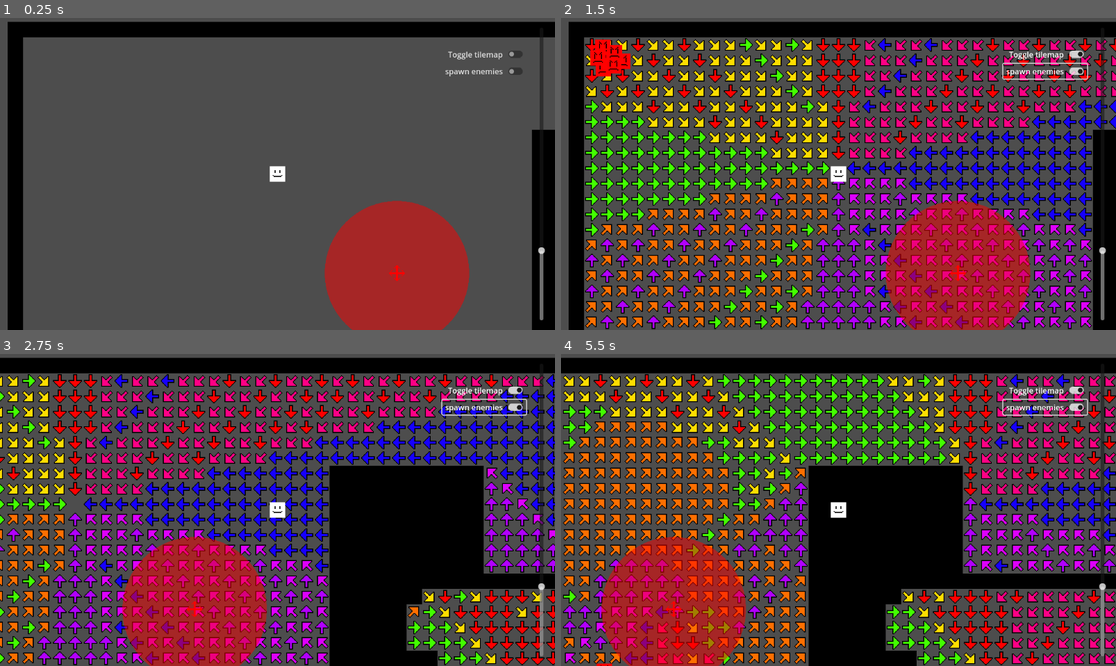
Above: before the commit, frames 1-4 (two rows, left to right).
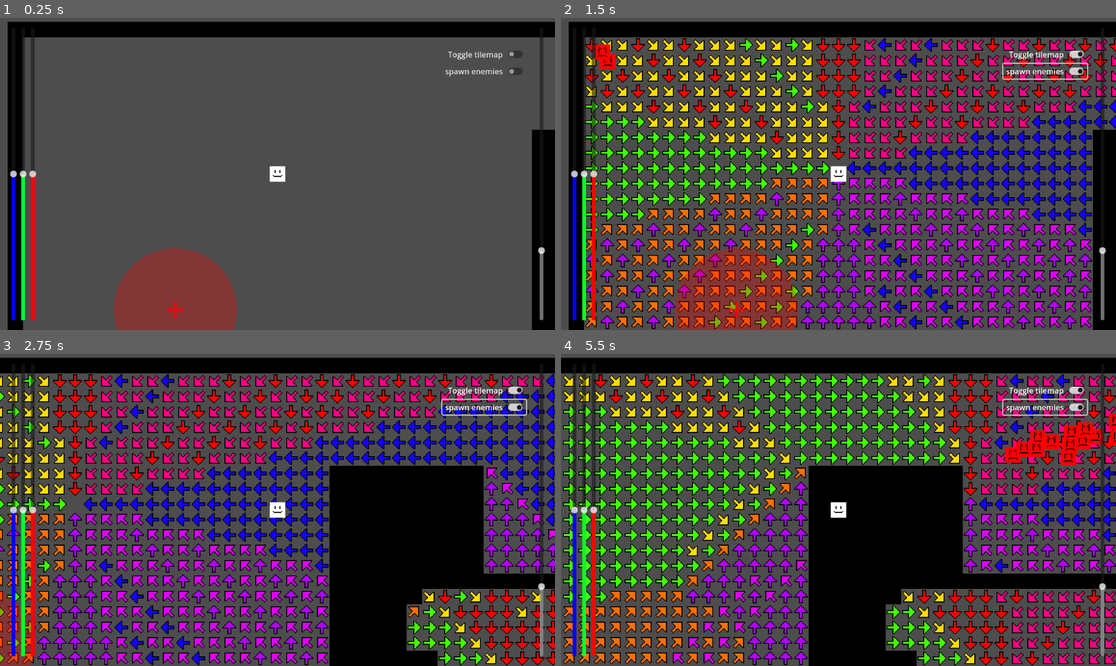
Above: after the commit, the same moments.

Repository: brammie15/GP-Retake
Game: Godot game, scene res://node_2d.tscn
The game is run twice, just before and just after one commit, with the same random seed, the same clock (stepped at 60 frames per second) and the same inputs.
Inputs (mouse positions are in pixels of both pictures, inside the frame that each line leads up to):
- Up to frame 1 (0.25 s): no input
- Up to frame 2 (1.5 s): click "Toggle tilemap" at 0.5 s; click "spawn enemies" at 1.25 s
- Up to frame 3 (2.75 s): tap Enter at 2 s; move the mouse to (399, 494) at 2.02 s; hold D (move_right) from 2.03 s (still down); click (399, 494) at 2.17 s; tap Space at 2.27 s
- Up to frame 4 (5.5 s): release D (move_right) at 2.75 s; drag from (727, 525) to (810, 572) at 2.77 s; tap Space at 3.5, 5.27 s; move the mouse to (894, 441) at 3.52 s; hold D (move_right) 3.53-4.25 s; drag from (810, 572) to (672, 463) at 4.27 s; move the mouse to (1005, 556) at 5.02 s; hold A (move_left) from 5.03 s (still down)

The runs differ from the first frame. In frame 1, 15% of the frame differs, in the area x 1-85%, y 6-100%; in frame 2, 16%; in frame 3, 12%; in frame 4, 21%, in the area x 0-100%, y 6-100%.

Commit message:
add sliders / attractors / repellers

Diff:
--- a/attractor.gd
+++ b/attractor.gd
@@ -1,8 +1,11 @@
 extends Node2D
-class_name Attractor
 
-@export var strength: float = 1.0  # how strongly it pulls followers
-
+@export var strength: float = 5.0  # how strongly this pushes things away
+@export var range: float = 64.0    # max distance this repeller affects
 
 func _ready() -> void:
 	add_to_group("attractors")
+
+
+func _draw() -> void:
+	draw_circle(Vector2.ZERO, range, Color(1, 0, 0, 0.3))
--- a/attractor.tscn
+++ b/attractor.tscn
@@ -1,8 +1,10 @@
-[gd_scene load_steps=2 format=3 uid="uid://c87xhj3vuojsx"]
+[gd_scene load_steps=3 format=3 uid="uid://c87xhj3vuojsx"]
 
 [ext_resource type="Texture2D" uid="uid://hv6vc7npufdi" path="res://assets/attractor.png" id="1_55qne"]
+[ext_resource type="Script" uid="uid://bjormxcshajox" path="res://attractor.gd" id="1_i7tgk"]
 
 [node name="Attractor" type="Node2D"]
+script = ExtResource("1_i7tgk")
 
 [node name="Sprite2D" type="Sprite2D" parent="."]
 texture = ExtResource("1_55qne")
--- a/flow_field4.gd
+++ b/flow_field4.gd
@@ -10,6 +10,10 @@
 @export var update_time_interval = 2
 
 @onready var bounds := Rect2i(Vector2i.ZERO, size)  # fixed
+
+@export var bfs_strength = 1
+@export var attractor_strength = 1
+@export var repeller_strength = 1
 
 
 var update_tilemap = true
@@ -65,6 +69,11 @@
 		repellers.append(repeller)
 	return repellers
 
+func get_attractors() -> Array:
+	var attractors: Array = []
+	for attractor in get_tree().get_nodes_in_group("attractors"):
+		attractors.append(attractor)
+	return attractors
 
 # For followers
 func field_direction(pos: Vector2) -> Vector2:
@@ -145,6 +154,8 @@
 			cost_queue.append(neighbor_cell)
 
 	var repellers = get_repellers()
+	var attractors = get_attractors()
+
 
 	for i in flow_field.size():
 		var cell: Vector2i = GridUtils.index_to_cell(i, bounds)
@@ -181,6 +192,7 @@
 
 		var dir = Vector2(cheapest_neighbor - cell)
 
+		var repeller_force = Vector2.ZERO
 		for repeller in repellers:
 			var repeller_cell: Vector2i = GridUtils.world_to_cell(repeller.global_position, TILE_SIZE)
 			if not bounds.has_point(repeller_cell):
@@ -191,11 +203,23 @@
 
 			# Strength decays with distance
 			var push = diff.normalized() * (repeller.strength / dist)
-			dir += push
-
-		flow_field[i] = dir.normalized()
-
-		#flow_field[i] = Vector2(cheapest_neighbor - cell)
+			repeller_force += push
+
+		var attractor_force = Vector2.ZERO
+		for attractor in attractors:
+			var attractor_cell: Vector2i = GridUtils.world_to_cell(attractor.global_position, TILE_SIZE)
+			if not bounds.has_point(attractor_cell):
+				continue
+
+			var diff = Vector2(attractor_cell - cell)  # point toward attractor
+			var dist = max(diff.length(), 0.001)
+
+			if dist <= attractor.range:
+				var pull = diff.normalized() * (attractor.strength / dist)
+				attractor_force += pull
+
+		#flow_field[i] = dir.normalized()
+		flow_field[i] = ((dir * bfs_strength) + (attractor_force * attractor_strength) + (repeller_force * repeller_strength)).normalized()
 
 		if update_tilemap:
 			var snapped_dir = find_closest(flow_field[i])
--- a/node_2d.tscn
+++ b/node_2d.tscn
@@ -8,6 +8,16 @@
 [ext_resource type="PackedScene" uid="uid://btr582yosde8l" path="res://smooth_follower.tscn" id="6_d21ai"]
 [ext_resource type="PackedScene" uid="uid://ck7vb870ddfxf" path="res://repeller.tscn" id="8_4d7sh"]
 [ext_resource type="Script" uid="uid://cck74tileoheo" path="res://ui-controller.gd" id="8_rj586"]
+[ext_resource type="PackedScene" uid="uid://c87xhj3vuojsx" path="res://attractor.tscn" id="9_4d7sh"]
+
+[sub_resource type="StyleBoxFlat" id="StyleBoxFlat_4d7sh"]
+bg_color = Color(0, 0, 1, 1)
+
+[sub_resource type="StyleBoxFlat" id="StyleBoxFlat_ir8iy"]
+bg_color = Color(0, 1, 0.183333, 1)
+
+[sub_resource type="StyleBoxFlat" id="StyleBoxFlat_hqns4"]
+bg_color = Color(1, 0, 0, 1)
 
 [node name="Node2D" type="Node2D"]
 
@@ -39,7 +49,7 @@
 script = ExtResource("5_kdubu")
 follower_scene = ExtResource("6_d21ai")
 flow_field_controller = NodePath("../FlowField")
-spawn_rate = 0.05
+spawn_rate = 0.1
 total_spawns = 200
 
 [node name="Spawner2" type="Node2D" parent="." groups=["spawner"]]
@@ -47,7 +57,7 @@
 script = ExtResource("5_kdubu")
 follower_scene = ExtResource("6_d21ai")
 flow_field_controller = NodePath("../FlowField")
-spawn_rate = 0.05
+spawn_rate = 0.1
 total_spawns = 200
 
 [node name="Spawner3" type="Node2D" parent="." groups=["spawner"]]
@@ -55,15 +65,15 @@
 script = ExtResource("5_kdubu")
 follower_scene = ExtResource("6_d21ai")
 flow_field_controller = NodePath("../FlowField")
-spawn_rate = 0.05
+spawn_rate = 0.1
 total_spawns = 200
 
 [node name="Spawner4" type="Node2D" parent="." groups=["spawner"]]
-position = Vector2(444, 449)
+position = Vector2(981, 21)
 script = ExtResource("5_kdubu")
 follower_scene = ExtResource("6_d21ai")
 flow_field_controller = NodePath("../FlowField")
-spawn_rate = 0.05
+spawn_rate = 0.1
 total_spawns = 200
 
 [node name="CanvasLayer2" type="CanvasLayer" parent="." node_paths=PackedStringArray("camera")]
@@ -112,6 +122,31 @@
 theme_override_constants/h_separation = 10
 text = "spawn enemies"
 
+[node name="HBoxContainer" type="HBoxContainer" parent="CanvasLayer2/MarginContainer"]
+layout_mode = 2
+size_flags_horizontal = 0
+
+[node name="bfs" type="VSlider" parent="CanvasLayer2/MarginContainer/HBoxContainer"]
+layout_mode = 2
+theme_override_styles/grabber_area = SubResource("StyleBoxFlat_4d7sh")
+max_value = 2.0
+step = 0.1
+value = 1.0
+
+[node name="att" type="VSlider" parent="CanvasLayer2/MarginContainer/HBoxContainer"]
+layout_mode = 2
+theme_override_styles/grabber_area = SubResource("StyleBoxFlat_ir8iy")
+max_value = 2.0
+step = 0.1
+value = 1.0
+
+[node name="rep" type="VSlider" parent="CanvasLayer2/MarginContainer/HBoxContainer"]
+layout_mode = 2
+theme_override_styles/grabber_area = SubResource("StyleBoxFlat_hqns4")
+max_value = 2.0
+step = 0.1
+value = 1.0
+
 [node name="Node2D2" type="Sprite2D" parent="."]
 position = Vector2(264, 142)
 texture = ExtResource("4_0hol4")
@@ -121,8 +156,15 @@
 zoom = Vector2(2, 2)
 
 [node name="Repeller" parent="." instance=ExtResource("8_4d7sh")]
-position = Vector2(388, 245)
+position = Vector2(158, 283)
+
+[node name="Attractor" parent="." instance=ExtResource("9_4d7sh")]
+position = Vector2(481, 408)
+strength = 2.0
 
 [connection signal="value_changed" from="CanvasLayer2/MarginContainer/HSlider" to="CanvasLayer2" method="_on_h_slider_value_changed"]
 [connection signal="toggled" from="CanvasLayer2/MarginContainer/MarginContainer/VBoxContainer/CheckButton" to="CanvasLayer2" method="_on_check_button_toggled"]
 [connection signal="toggled" from="CanvasLayer2/MarginContainer/MarginContainer/VBoxContainer/CheckButton2" to="CanvasLayer2" method="_on_check_button_2_toggled"]
+[connection signal="value_changed" from="CanvasLayer2/MarginContainer/HBoxContainer/bfs" to="CanvasLayer2" method="_on_h_slider_2_value_changed"]
+[connection signal="value_changed" from="CanvasLayer2/MarginContainer/HBoxContainer/att" to="CanvasLayer2" method="_on_att_value_changed"]
+[connection signal="value_changed" from="CanvasLayer2/MarginContainer/HBoxContainer/rep" to="CanvasLayer2" method="_on_rep_value_changed"]
--- a/repeller.gd
+++ b/repeller.gd
@@ -1,13 +1,11 @@
 extends Node2D
 
 @export var strength: float = 5.0  # how strongly this pushes things away
+@export var range: float = 64.0    # max distance this repeller affects
 
 func _ready() -> void:
 	add_to_group("repellers")
 
 
 func _draw() -> void:
-	# Draw a circle representing the repeller's strength
-	# The radius could be proportional to strength
-	var radius = strength * 15  # scale as needed
-	draw_circle(Vector2.ZERO, radius, Color(1, 0, 0, 0.5))  # semi-transparent red
+	draw_circle(Vector2.ZERO, range, Color(1, 0, 0, 0.3))
--- a/ui-controller.gd
+++ b/ui-controller.gd
@@ -17,3 +17,16 @@
 func _on_check_button_2_toggled(toggled_on: bool) -> void:
 	for spawner in get_tree().get_nodes_in_group("spawner"):
 		spawner.do_spawning = toggled_on
+
+
+func _on_h_slider_2_value_changed(value: float) -> void:
+	# bfs strength
+	$"../FlowField".bfs_strength = value
+
+
+func _on_att_value_changed(value: float) -> void:
+	$"../FlowField".attractor_strength = value
+
+
+func _on_rep_value_changed(value: float) -> void:
+	$"../FlowField".repeller_strength = value
Not shown: 1 places in node_2d.tscn that only renumber resources
